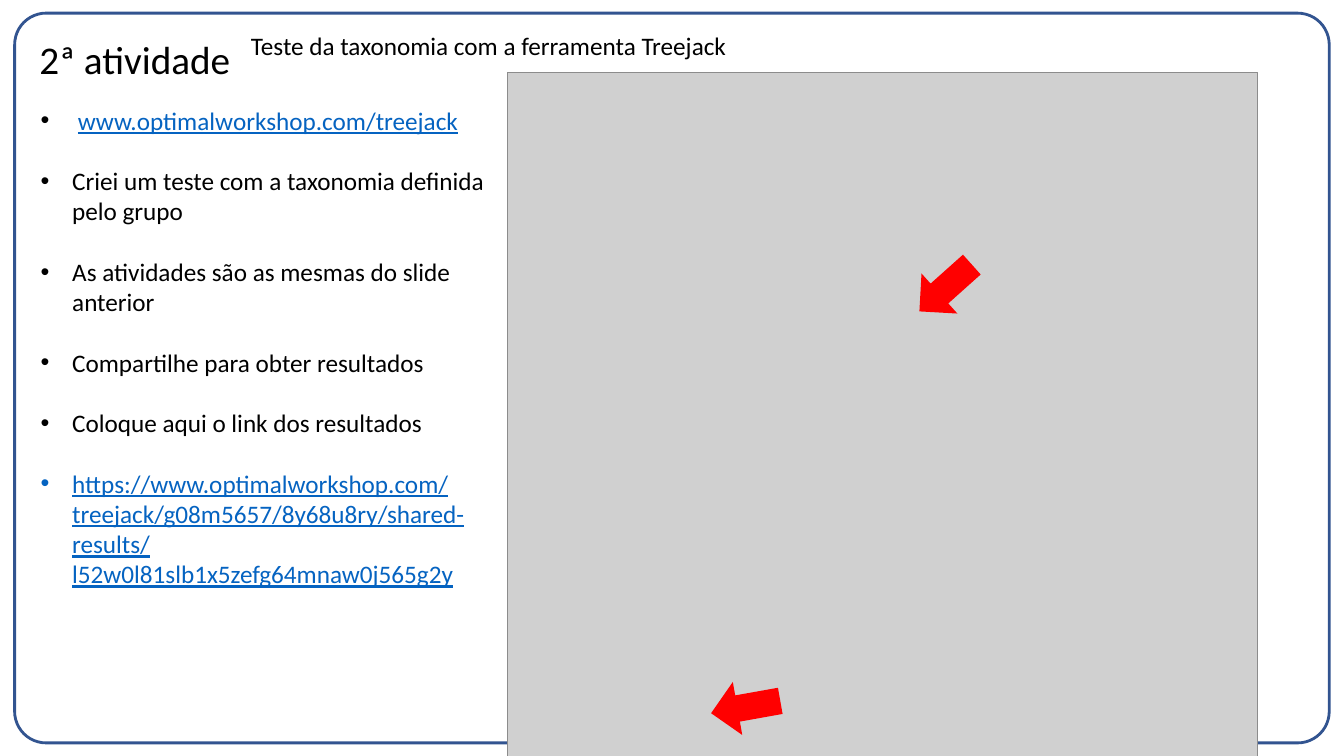
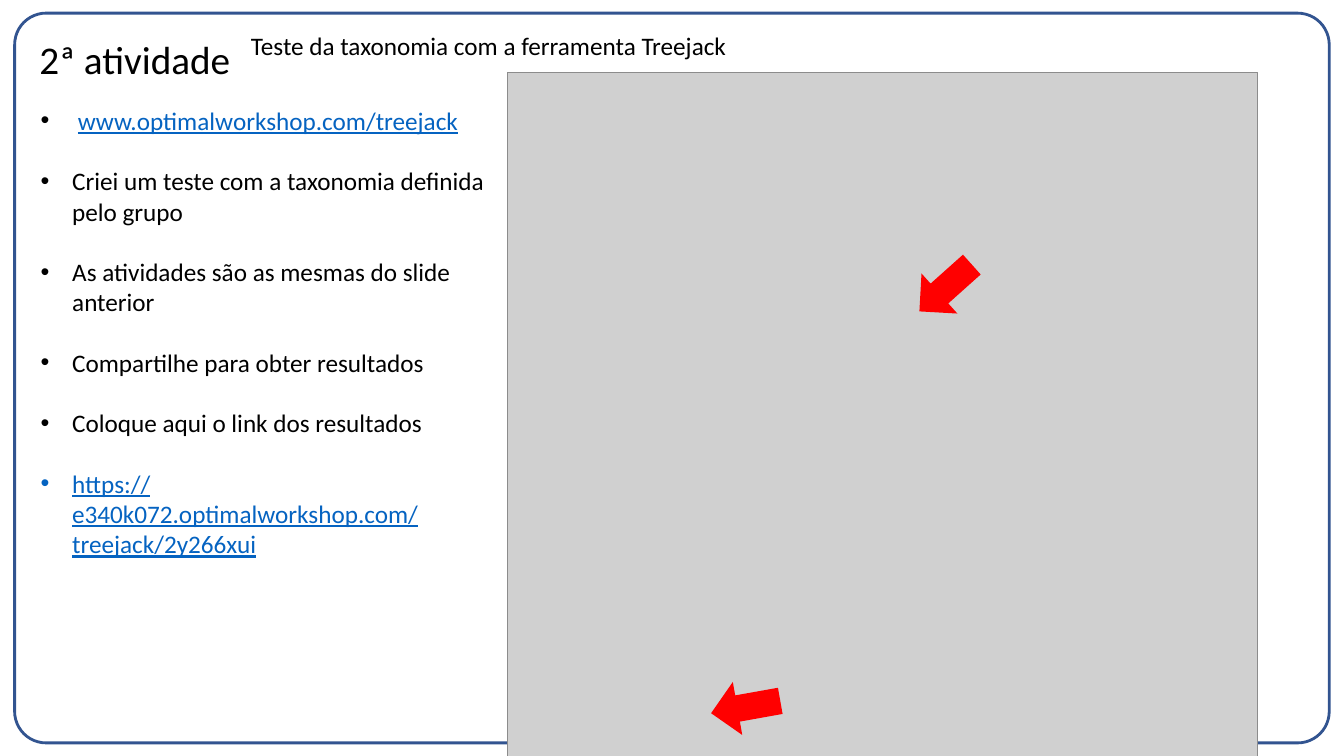
Before and after one commit to pedrodias98/Co-Design_Projeto1, a slide deck: slide 7 of Entrega01.pptx. Drawn at 1344x756 pixels with LibreOffice and Linux fonts; fonts in the diff are those of the drawing; grey boxes stand for pictures. Boxes give left, top, right and bottom in pixels: in the first picture for what was removed or moved away, otherwise in the second. Text is boxed around its words. In the diff, an @@ line names an element or a change of style, - is before the commit and + after.

```diff
--- a/Entrega01.pptx
+++ b/Entrega01.pptx
@@ text at box(72, 475, 418, 527): text changed @@
-• https://www.optimalworkshop.com/treejack/g08m5657/8y68u8ry/shared-results/l52w0l81slb1x5zefg64mnaw0j565g2y
+• https://e340k072.optimalworkshop.com/treejack/2y266xui
```
Also in this commit, not shown: 1 other slide changed.
